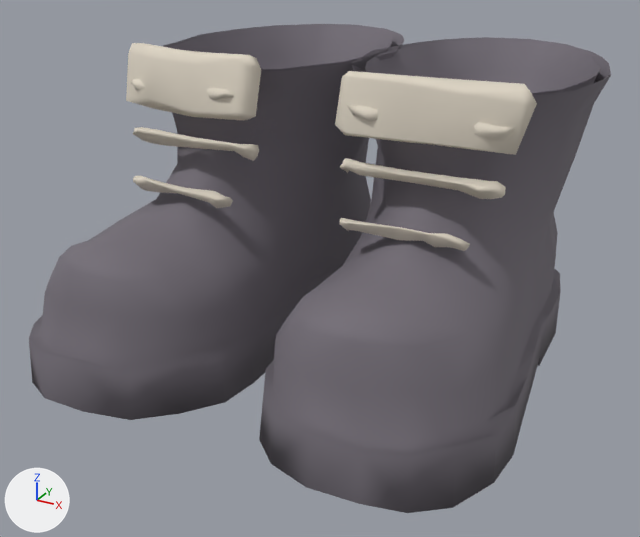
What one commit did to the glTF model output/cardigan-controller/shoes/boots-only.glb.
One viewpoint serves both versions: a 50 mm lens placed at (0.782, -1.624, 0.875), pointed at (0.003, -0.209, 0.167). Arrows for +X, +Y and +Z are at lower left; the lights stay in place. The picture after the commit comes second. Where no turn or scale is listed for an object, it has been applied to the vertices.

Before the edit, the objects in view are built like this:
```python
me_mesh_0 = bpy.data.meshes.new('Mesh_0')
me_mesh_0.from_pydata(...)  # 494 vertices, 868 faces; spans x -0.47..0.472, y -0.659..0.366, z 0.0..0.55
me_mesh_0.materials.append(mat_material_0)  # grey #746e77
me_mesh_1 = bpy.data.meshes.new('Mesh_1')
me_mesh_1.from_pydata(...)  # 261 vertices, 382 faces; spans x -0.41..0.416, y -0.375..-0.223, z 0.316..0.589
me_mesh_1.materials.append(mat_material_1)  # pale yellow #ddd4c4
ob_footwear_boots_0 = bpy.data.objects.new('Footwear_boots_0', me_mesh_0)
ob_footwear_boots_0.location = (0.0, 0.0, 0.0)
ob_footwear_boots_1 = bpy.data.objects.new('Footwear_boots_1', me_mesh_1)
ob_footwear_boots_1.location = (0.0, 0.0, 0.0)
```
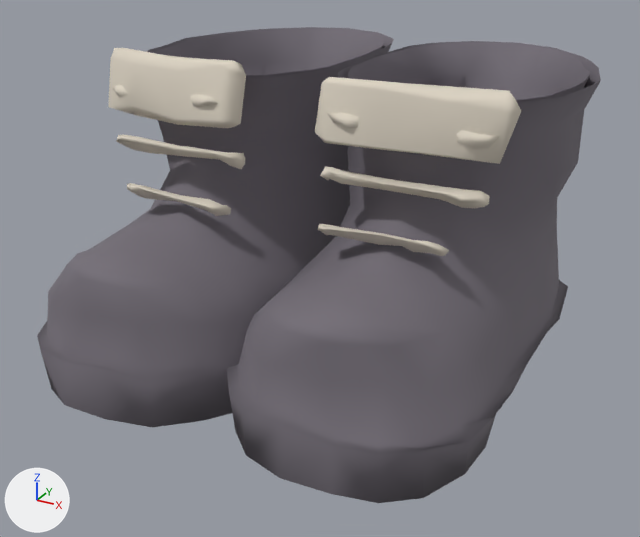
Changed parts and their boxes [x1, y1, x2, y2] in the pictures (640 x 537 px; the box of a moved part takes in the faces that stretch with it):
```json
{"object": "Footwear_boots_0", "change": "reshaped", "before": [29, 24, 611, 513], "after": [37, 27, 601, 503]}
{"object": "Footwear_boots_1", "change": "reshaped", "before": [126, 43, 537, 251], "after": [109, 48, 521, 256]}
{"part": 2, "of": "me_mesh_1", "change": "moved or reshaped", "before": [126, 43, 261, 121], "after": [109, 48, 246, 128]}
{"part": 3, "of": "me_mesh_1", "change": "moved or reshaped", "before": [335, 71, 537, 155], "after": [315, 77, 521, 164]}
{"part": 4, "of": "me_mesh_1", "change": "moved or reshaped", "before": [130, 79, 234, 100], "after": [112, 85, 218, 107]}
{"part": 5, "of": "me_mesh_1", "change": "moved or reshaped", "before": [347, 105, 515, 140], "after": [327, 112, 499, 149]}
{"part": 6, "of": "me_mesh_1", "change": "moved or reshaped", "before": [133, 127, 259, 161], "after": [116, 134, 245, 170]}
{"part": 7, "of": "me_mesh_1", "change": "moved or reshaped", "before": [133, 175, 233, 208], "after": [127, 183, 231, 216]}
{"part": 8, "of": "me_mesh_1", "change": "moved or reshaped", "before": [340, 158, 506, 199], "after": [320, 166, 490, 208]}
{"part": 9, "of": "me_mesh_1", "change": "moved or reshaped", "before": [339, 218, 470, 251], "after": [318, 224, 449, 256]}
```

The change, as JSON lines over the scene's bpy script:
```json
{"block": "me_mesh_0", "where": "# used by ob_footwear_boots_0; location = (0.0, 0.0, 0.0)"}
{"op": "remove", "block": "me_mesh_0", "code": "me_mesh_0.from_pydata(...)  # 494 vertices, 868 faces; spans x -0.47..0.472, y -0.659..0.366, z 0.0..0.55"}
{"op": "add", "block": "me_mesh_0", "code": "me_mesh_0.from_pydata(...)  # 494 vertices, 868 faces; spans x -0.456..0.46, y -0.659..0.307, z 0.0..0.55"}
{"block": "me_mesh_0", "change": "me_mesh_0 part 1: 494 of 494 vertices moved; they spanned x -0.47..0.472, y -0.659..0.366, z 0.0..0.55 and now span x -0.456..0.46, y -0.659..0.307, z 0.0..0.55; mean shift (0.0, -0.031, 0.0)"}
{"block": "me_mesh_1", "where": "# used by ob_footwear_boots_1; location = (0.0, 0.0, 0.0)"}
{"op": "remove", "block": "me_mesh_1", "code": "me_mesh_1.from_pydata(...)  # 261 vertices, 382 faces; spans x -0.41..0.416, y -0.375..-0.223, z 0.316..0.589"}
{"op": "add", "block": "me_mesh_1", "code": "me_mesh_1.from_pydata(...)  # 261 vertices, 382 faces; spans x -0.403..0.41, y -0.417..-0.282, z 0.316..0.589"}
{"block": "me_mesh_1", "change": "me_mesh_1 part 2: the loose piece of 30 vertices spanning x -0.41..-0.08, y -0.321..-0.223, z 0.466..0.589 is moved by (0.006, -0.059, 0.0)"}
{"block": "me_mesh_1", "change": "me_mesh_1 part 3: the loose piece of 29 vertices spanning x 0.084..0.416, y -0.316..-0.232, z 0.475..0.58 is moved by (-0.006, -0.059, 0.0)"}
{"block": "me_mesh_1", "change": "me_mesh_1 part 4: the loose piece of 35 vertices spanning x -0.384..-0.1, y -0.324..-0.255, z 0.492..0.536 is moved by (0.006, -0.059, 0.0)"}
{"block": "me_mesh_1", "change": "me_mesh_1 part 5: the loose piece of 36 vertices spanning x 0.099..0.394, y -0.321..-0.263, z 0.492..0.536 is moved by (-0.006, -0.059, 0.0)"}
{"block": "me_mesh_1", "change": "me_mesh_1 part 6: the loose piece of 33 vertices spanning x -0.386..-0.084, y -0.328..-0.256, z 0.396..0.431 is multiplied about its middle by the matrix ((1.0, -0.004, -0.079), (0.0, 0.995, -0.113), (0.0, 0.0, 1.0)), then moved by (0.008, -0.057, 0.0)"}
{"block": "me_mesh_1", "change": "me_mesh_1 part 7: the loose piece of 33 vertices spanning x -0.349..-0.109, y -0.375..-0.315, z 0.316..0.352 is multiplied about its middle by the matrix ((1.001, -0.002, -0.206), (0.004, 0.997, -0.278), (0.0, 0.0, 1.0)), then moved by (0.02, -0.04, 0.0)"}
{"block": "me_mesh_1", "change": "me_mesh_1 part 8: the loose piece of 31 vertices spanning x 0.086..0.384, y -0.316..-0.262, z 0.396..0.431 is multiplied about its middle by the matrix ((1.0, -0.001, 0.082), (0.001, 0.997, -0.11), (0.0, 0.0, 1.0)), then moved by (-0.008, -0.058, 0.0)"}
{"block": "me_mesh_1", "change": "me_mesh_1 part 9: 34 of 261 vertices moved; they spanned x 0.116..0.352, y -0.372..-0.32, z 0.316..0.352 and now span x 0.096..0.332, y -0.415..-0.36, z 0.316..0.352; mean shift (-0.02, -0.04, 0.0); largest move (0.318, -0.356, 0.352) -> (0.302, -0.401, 0.352)"}
```
